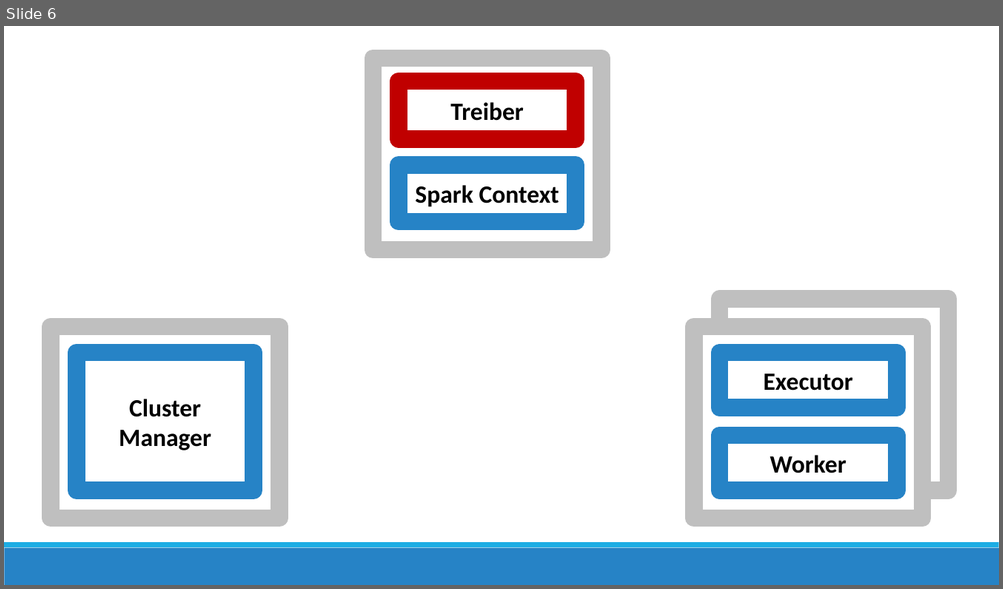
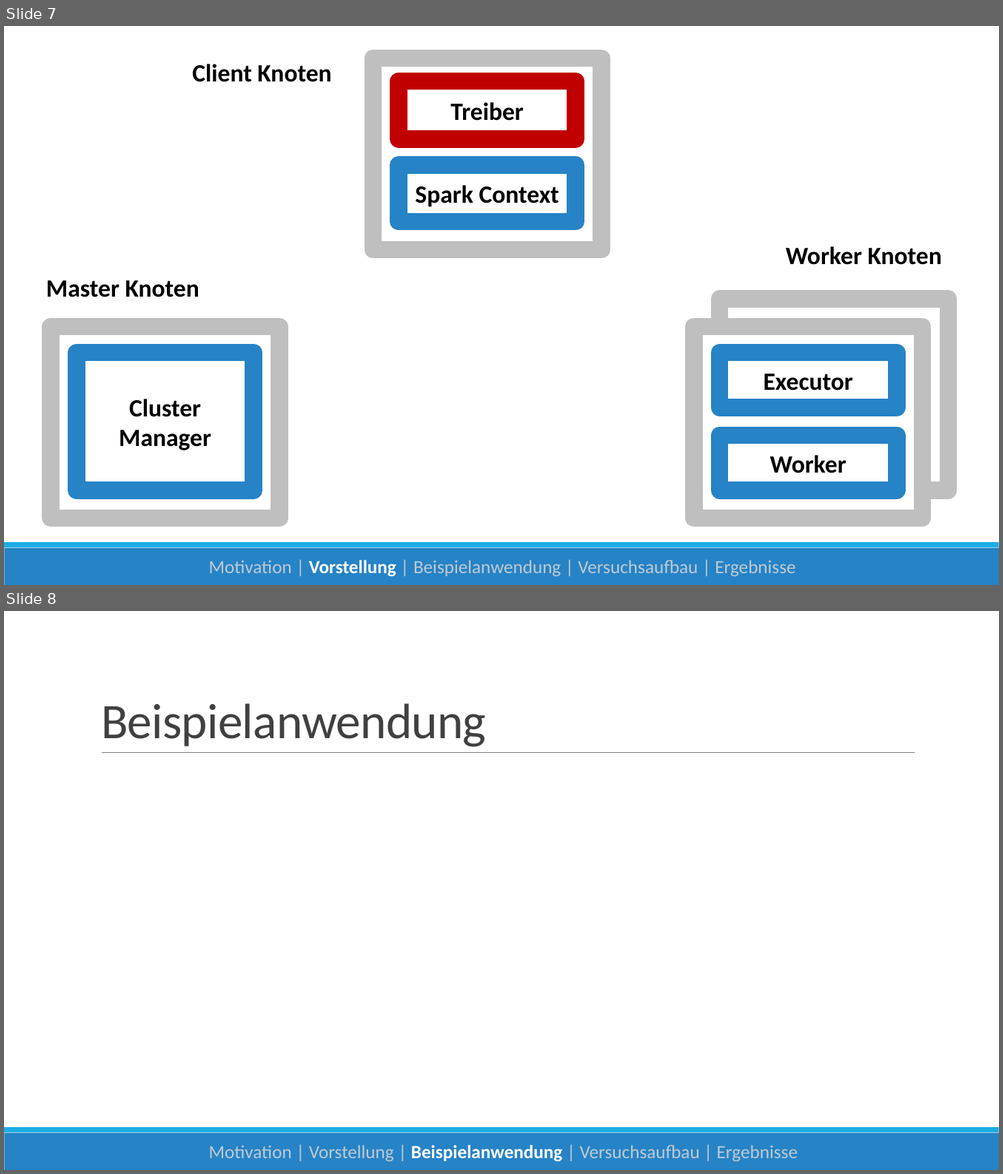
Before and after one commit to danck/bachelor_thesis, a slide deck: 0 - Entwürfe/Skalierbare Datenanalyse mit Apache Spark.pptx. Shown one above the other, each under a label of ours: slide 6 before the commit, slides 7 and 8 after it. The pictures are 1003x589 and 1003x1174 pixels, drawn with LibreOffice and Linux fonts; fonts in the diff are those of the drawing. Boxes give left, top, right and bottom in pixels: in the first picture for what was removed or moved away, otherwise in the second. Text is boxed around its words. In the diff, an @@ line names an element or a change of style, - is before the commit and + after.

```diff
--- a/0 - Entwürfe/Skalierbare Datenanalyse mit Apache Spark.pptx
+++ b/0 - Entwürfe/Skalierbare Datenanalyse mit Apache Spark.pptx
@@ slide 8 added at (4, 611, 999, 1170), background #FFFFFF at 52% opacity; not listed: 2 template elements that a slide beside it also shows @@
@@ title added at (101, 703, 486, 747), 48 pt, text #404040 @@
+Beispielanwendung
@@ line added from (102, 753) to (915, 753), #808080 0.5 pt @@
@@ text added at (209, 1145, 797, 1162), 18 pt, text #BECAD4 @@
+Motivation | Vorstellung | Beispielanwendung | Versuchsaufbau | Ergebnisse
@@ what was slide 6 is now slide 7 @@
@@ slide 7 changed as well @@
@@ text added at (192, 64, 331, 82), 24 pt, text #000000, bold @@
+Client Knoten
@@ text added at (785, 247, 942, 265), 24 pt, text #000000, bold @@
+Worker Knoten
@@ text added at (46, 281, 199, 298), 24 pt, text #000000, bold @@
+Master Knoten
@@ text added at (209, 560, 795, 577), 18 pt, text #BECAD4 @@
+Motivation | Vorstellung | Beispielanwendung | Versuchsaufbau | Ergebnisse
```
Also in this commit, not shown: 5 other slides changed, 9 other slides added, 2 slides removed.
